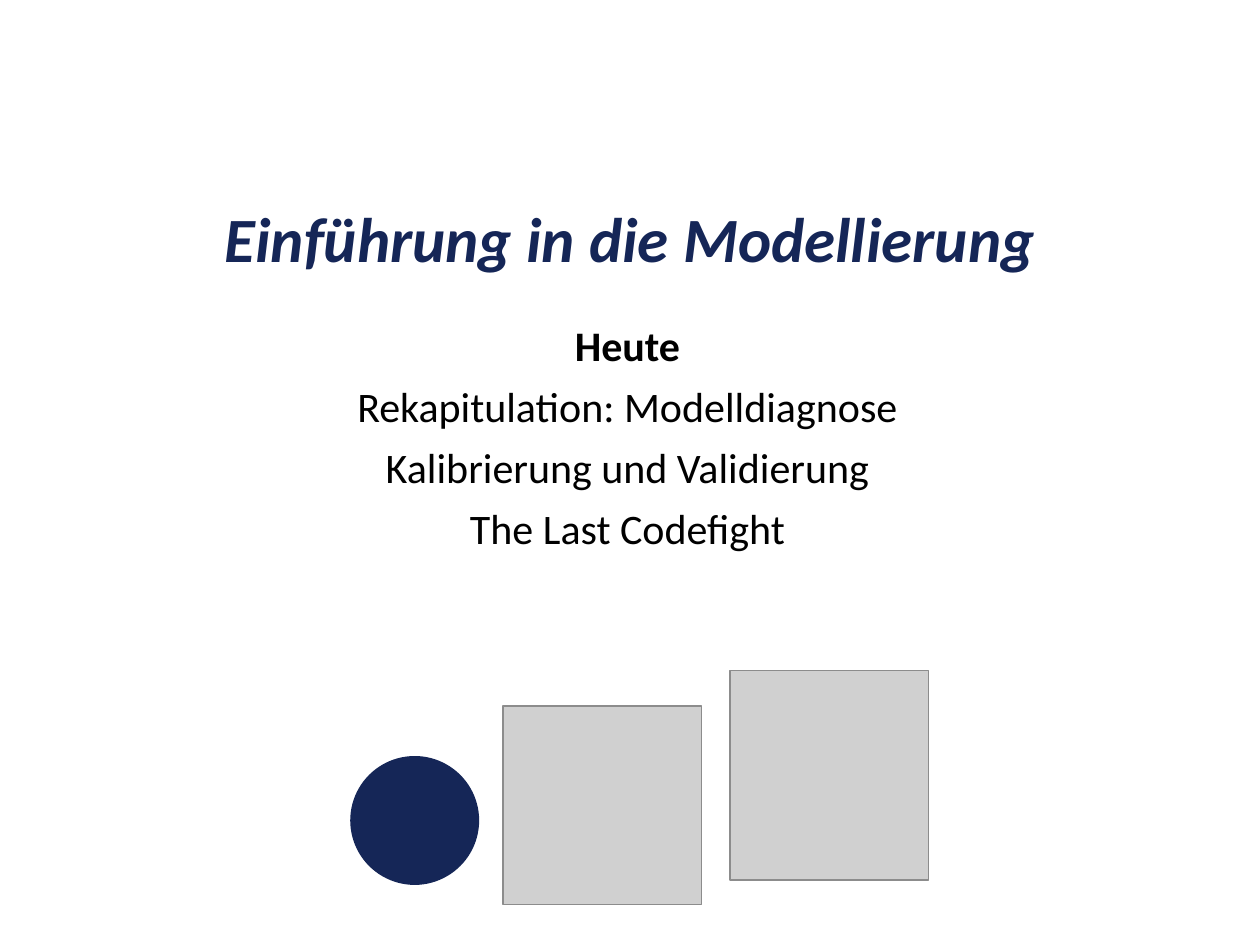
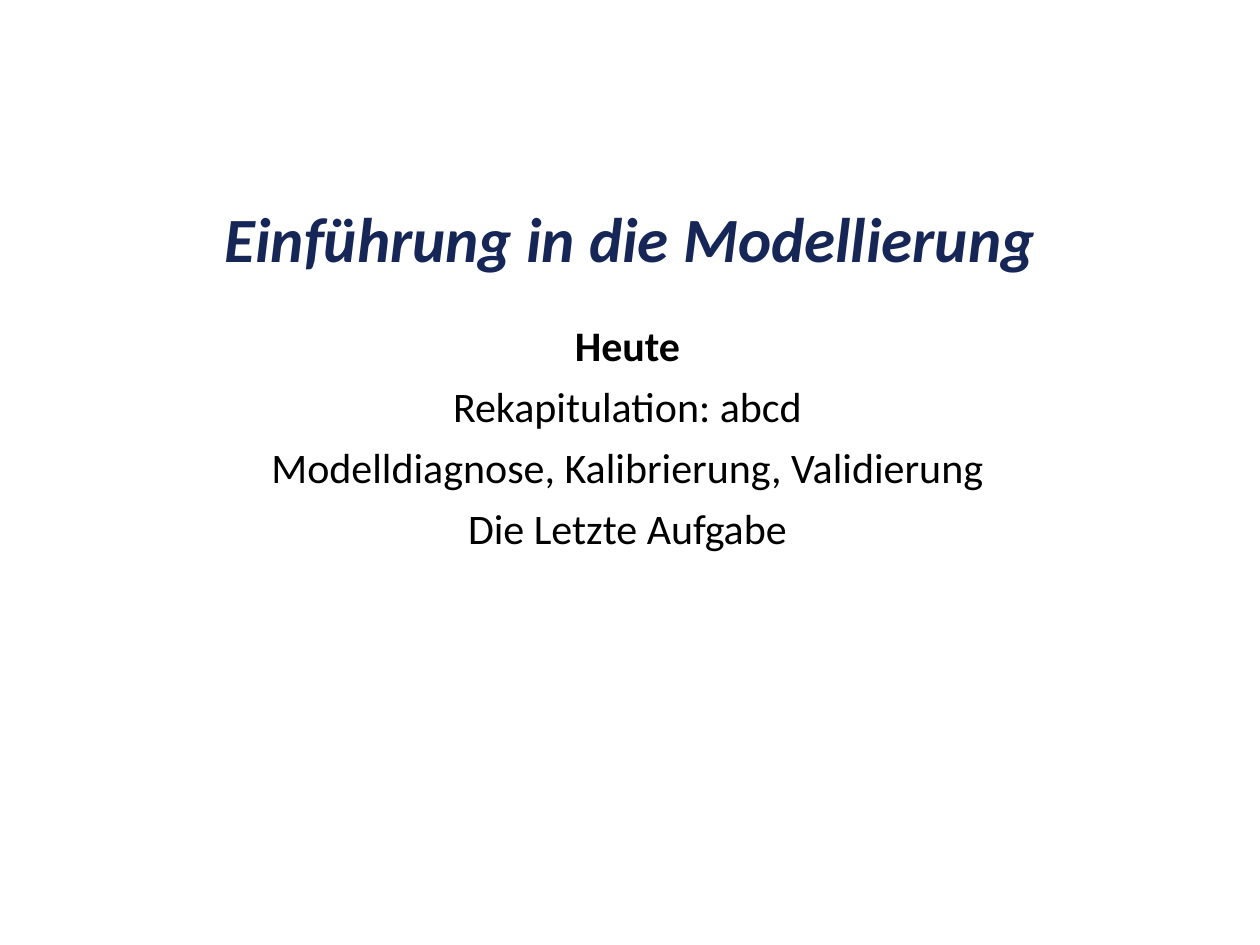
Before and after one commit to heistermann/Einf_Modellierung, a slide deck: slide 2 of Termin_7/folien/UebungModellierung#7.odp (slide 3 before the commit). Drawn at 1260x945 pixels with LibreOffice and Linux fonts; fonts in the diff are those of the drawing; grey boxes stand for pictures. Boxes give left, top, right and bottom in pixels: in the first picture for what was removed or moved away, otherwise in the second. Text is boxed around its words. In the diff, an @@ line names an element or a change of style, - is before the commit and + after.

```diff
--- a/Termin_7/folien/UebungModellierung#7.odp
+++ b/Termin_7/folien/UebungModellierung#7.odp
@@ text at box(271, 392, 983, 552): text changed @@
-Rekapitulation: Modelldiagnose
-Kalibrierung und Validierung
-The Last Codefight
+Rekapitulation: abcd
+Modelldiagnose, Kalibrierung, Validierung
+Die Letzte Aufgabe
@@ picture removed at box(730, 670, 927, 879) @@
@@ picture removed at box(503, 706, 702, 905) @@
@@ ellipse removed at box(350, 756, 479, 885) @@
```
Also in this commit, not shown: 5 other slides changed, 3 slides removed, 21 other files.
